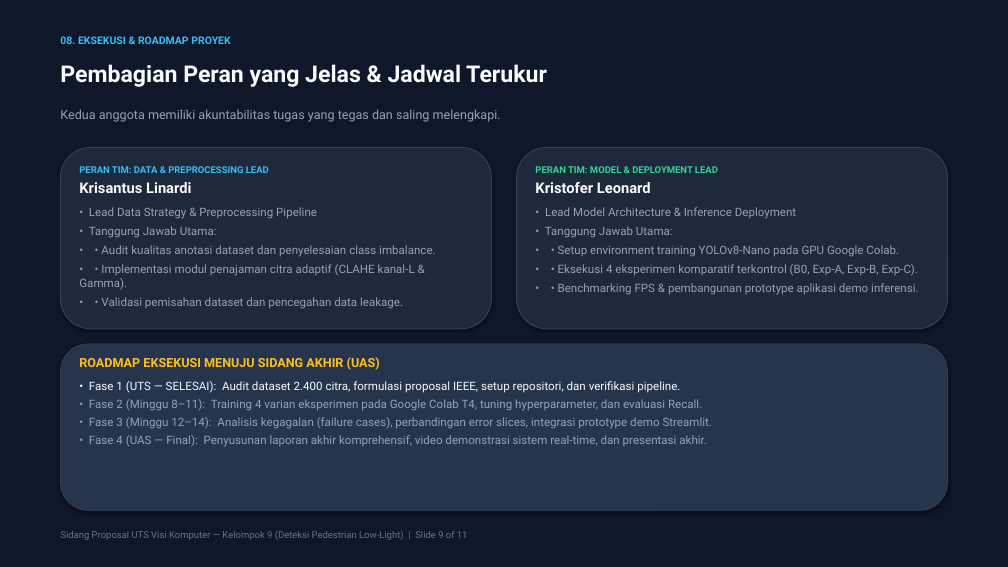
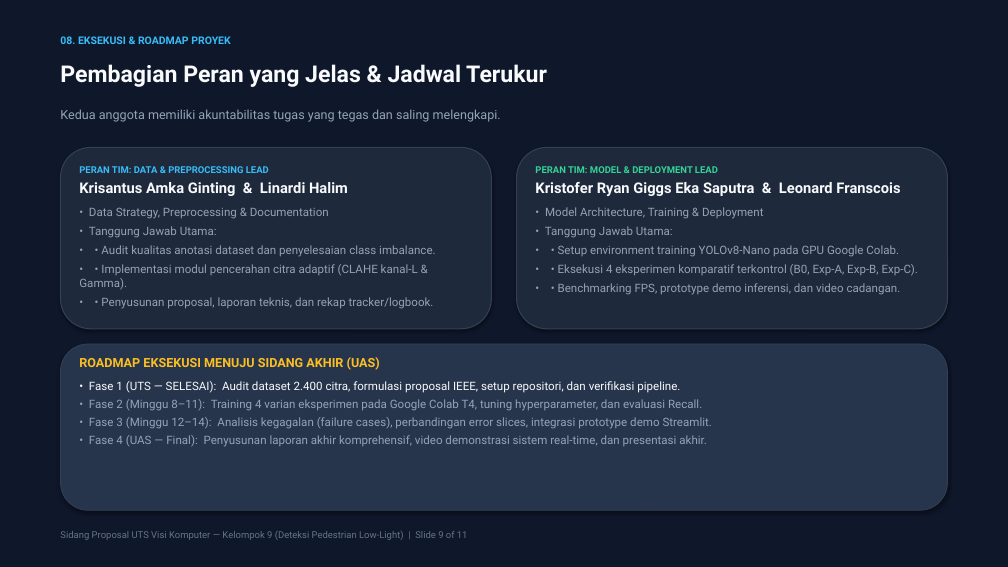
Before and after one commit to artstzyy780/comvis-project-kelompok-9, a slide deck: slide 9 of docs/proposal/K09_Sidang_Proposal_DeteksiPedestrianLowLight.pptx. Drawn at 1008x567 pixels with LibreOffice and Linux fonts; fonts in the diff are those of the drawing. Boxes give left, top, right and bottom in pixels: in the first picture for what was removed or moved away, otherwise in the second. Text is boxed around its words. In the diff, an @@ line names an element or a change of style, - is before the commit and + after.

Commit message:
perubahan amka

```diff
--- a/docs/proposal/K09_Sidang_Proposal_DeteksiPedestrianLowLight.pptx
+++ b/docs/proposal/K09_Sidang_Proposal_DeteksiPedestrianLowLight.pptx
@@ text at bbox=[79, 182, 348, 219]: text changed @@
-Krisantus Linardi
-• Lead Data Strategy & Preprocessing Pipeline
+Krisantus Amka Ginting & Linardi Halim
+• Data Strategy, Preprocessing & Documentation
@@ text at bbox=[535, 182, 900, 219]: text changed; size 11 to 14 pt; text colour #94A3B8 to #F8FAFC; bold on @@
-Kristofer Leonard
-• Lead Model Architecture & Inference Deployment
+Kristofer Ryan Giggs Eka Saputra & Leonard Franscois
+• Model Architecture, Training & Deployment
@@ text at bbox=[79, 264, 434, 309]: text changed @@
-• • Implementasi modul penajaman citra adaptif (CLAHE kanal-L & Gamma).
-• • Validasi pemisahan dataset dan pencegahan data leakage.
+• • Implementasi modul pencerahan citra adaptif (CLAHE kanal-L & Gamma).
+• • Penyusunan proposal, laporan teknis, dan rekap tracker/logbook.
@@ text at bbox=[558, 283, 901, 295]: text changed @@
-• • Benchmarking FPS & pembangunan prototype aplikasi demo inferensi.
+• • Benchmarking FPS, prototype demo inferensi, dan video cadangan.
```
Also in this commit, not shown: 2 other slides changed, 50 other files.
